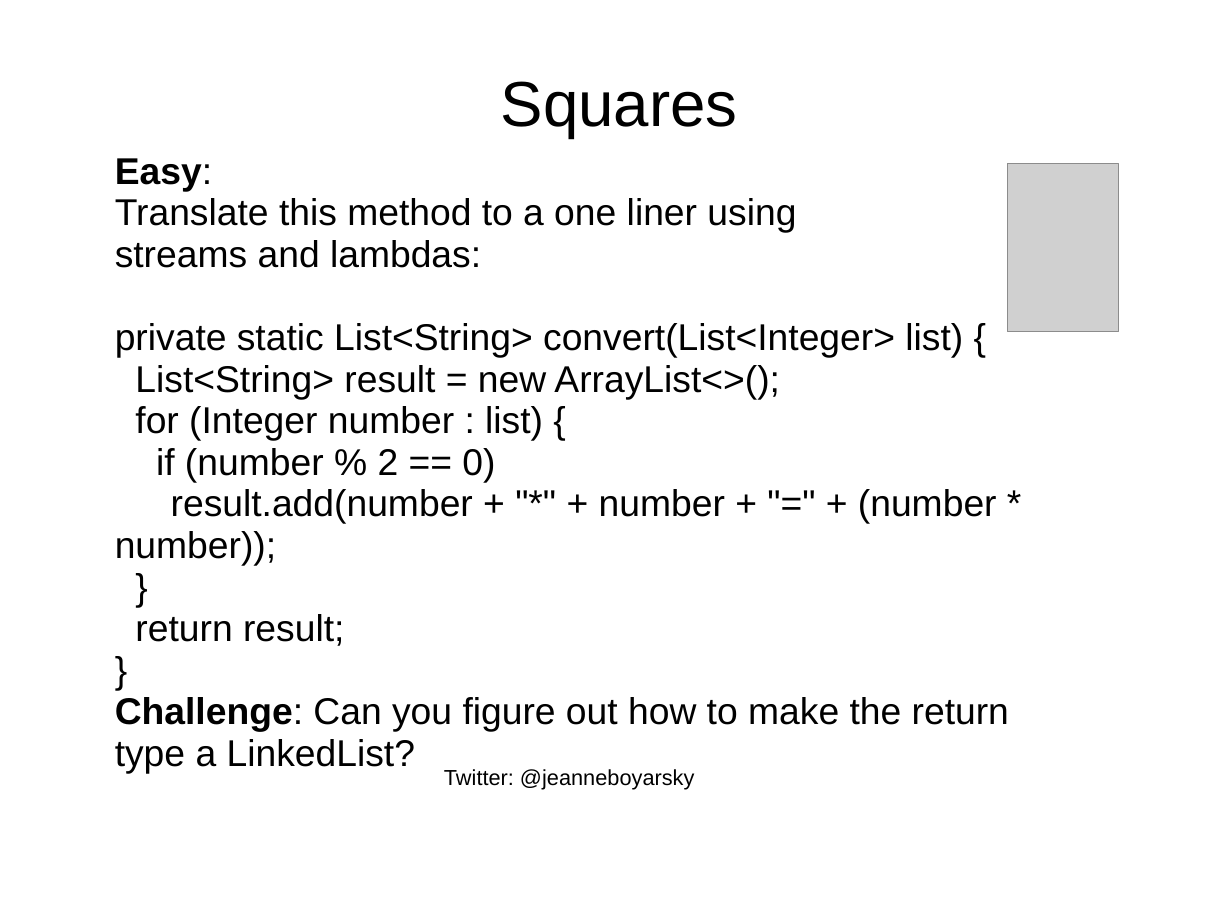
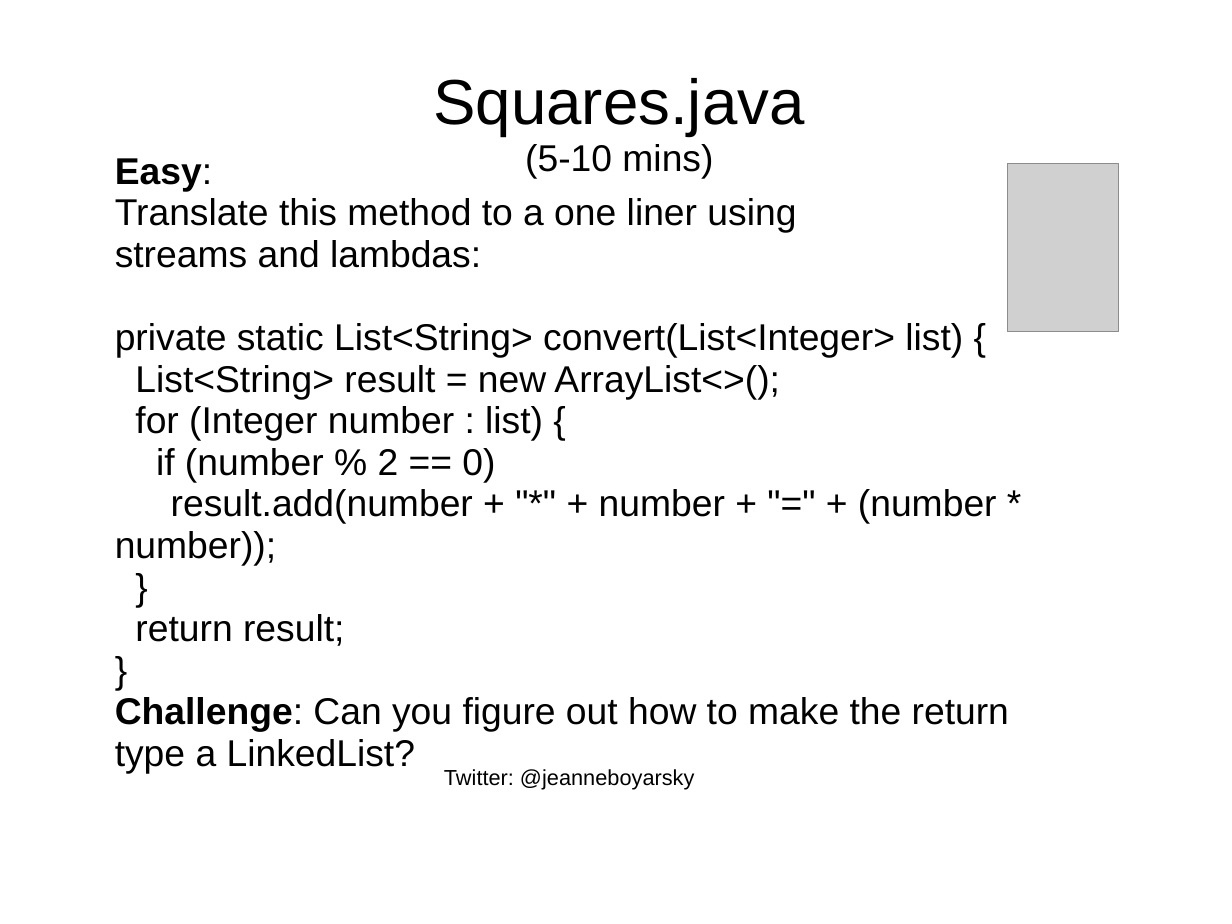
Before and after one commit to boyarsky/java-8-streams-by-puzzles, a slide deck: slide 43 of docs/Slides.ppt. Drawn at 1232x924 pixels with LibreOffice and Linux fonts; fonts in the diff are those of the drawing; grey boxes stand for pictures; background and template pictures are left out. Boxes give left, top, right and bottom in pixels: in the first picture for what was removed or moved away, otherwise in the second. Text is boxed around its words. In the diff, an @@ line names an element or a change of style, - is before the commit and + after.

```diff
--- a/docs/Slides.ppt
+++ b/docs/Slides.ppt
@@ title at [433,78,804,179]: text changed @@
-Squares
+Squares.java
+(5-10 mins)
```
Also in this commit, not shown: 13 other slides changed, 1 other file.
